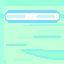
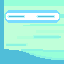
Comparing the layer stacks of the two 64×64 images. Changes:
painted on "Paint Layer 1" over [0, 0, 64, 64]
